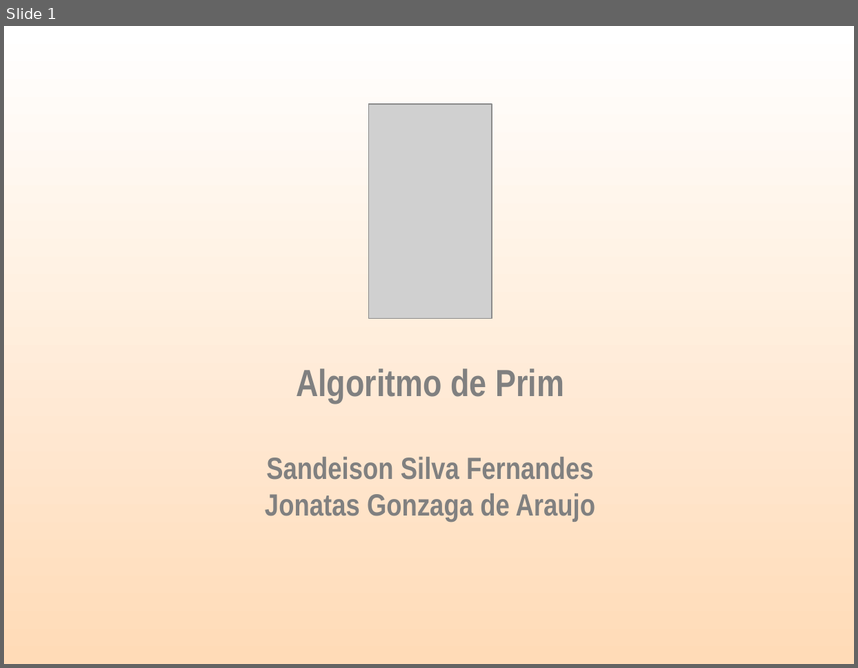
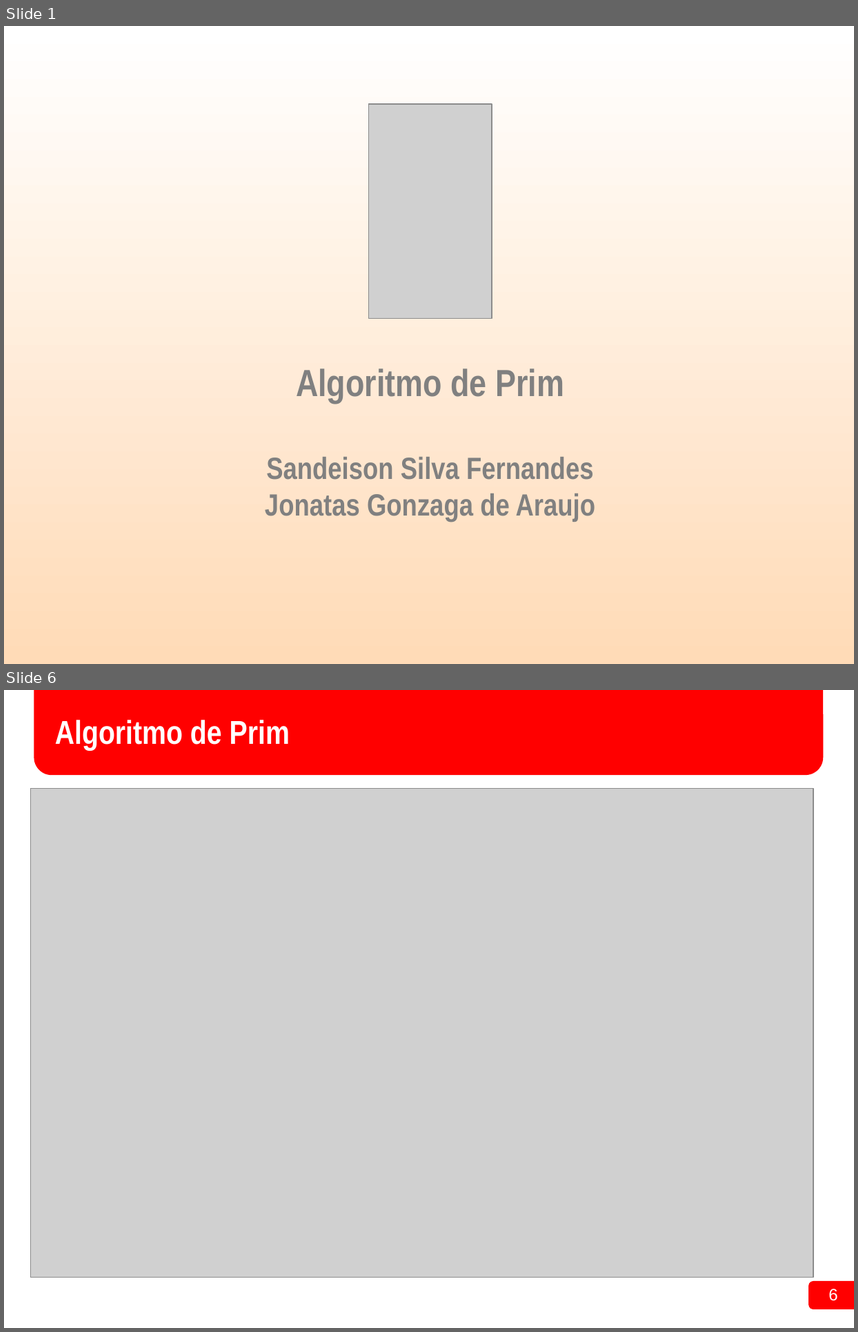
Before and after one commit to SANDEISON/Projeto_Estrutura_de_Dados_2016.1, a slide deck: 01 - Seminario/Seminário Algoritmo de Prim.ppt. Shown one above the other, each under a label of ours: slide 1 before the commit, slides 1 and 6 after it; the slides between them are not shown. The pictures are 858x668 and 858x1332 pixels, drawn with LibreOffice and Linux fonts; fonts in the diff are those of the drawing; grey boxes stand for pictures; background and template pictures are left out. Boxes give left, top, right and bottom in pixels: in the first picture for what was removed or moved away, otherwise in the second. Text is boxed around its words. In the diff, an @@ line names an element or a change of style, - is before the commit and + after.

```diff
--- a/01 - Seminario/Seminário Algoritmo de Prim.ppt
+++ b/01 - Seminario/Seminário Algoritmo de Prim.ppt
@@ slide 6 added at <box>4,690,854,1328</box>, background #FFFFFF @@
@@ rounded rectangle added at <box>34,690,822,775</box>, fill #FF0000 @@
@@ title added at <box>55,720,290,751</box>, 28 pt, text #FFFFFF, bold @@
+Algoritmo de Prim
@@ picture added at <box>30,789,813,1277</box> @@
@@ rounded rectangle added at <box>809,1281,854,1309</box>, fill #FF0000 @@
@@ page number added at <box>829,1288,838,1301</box>, 14 pt, text #FFFFFF @@
+6
```
Also in this commit, not shown: 12 other slides added, 7 slides removed, 39 other files.
